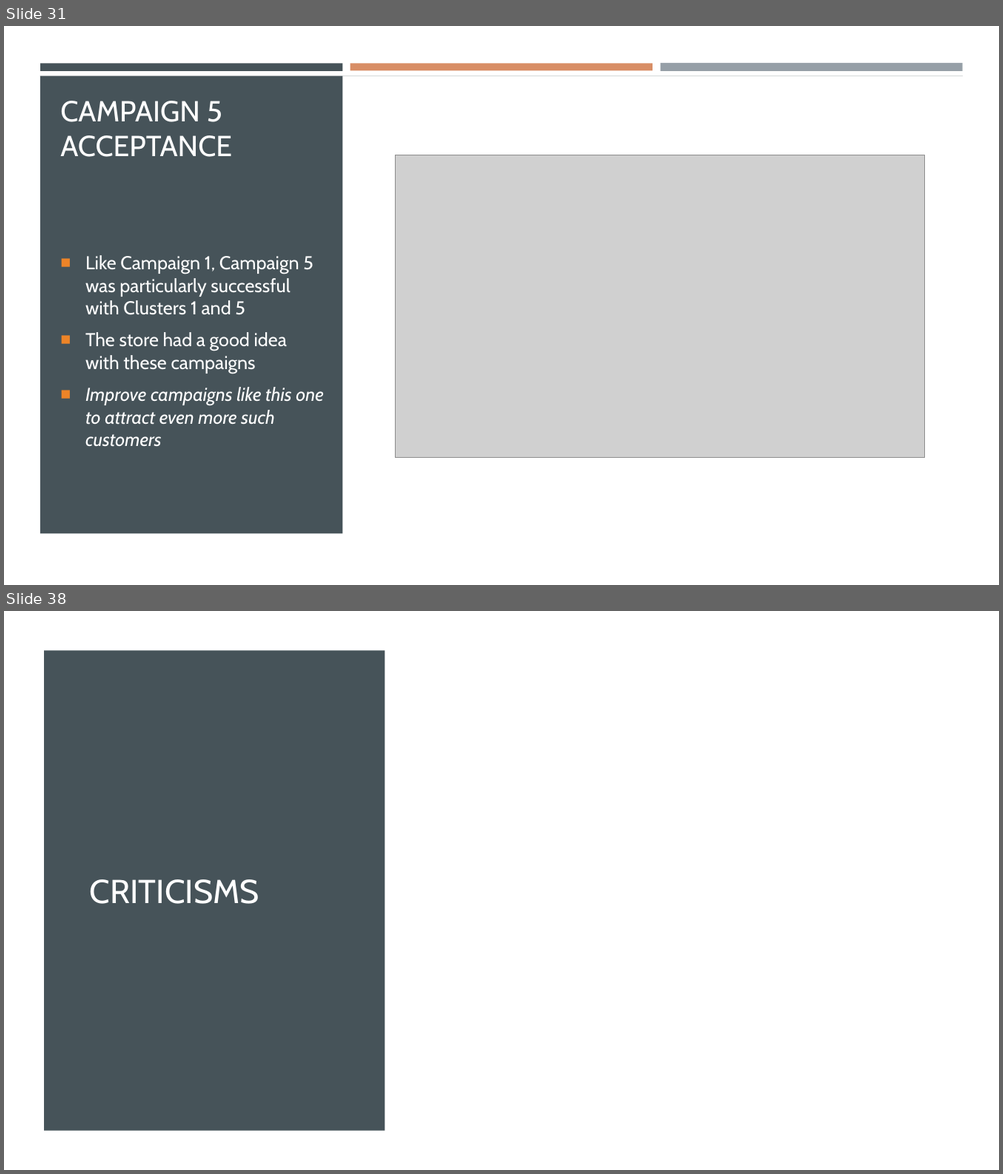
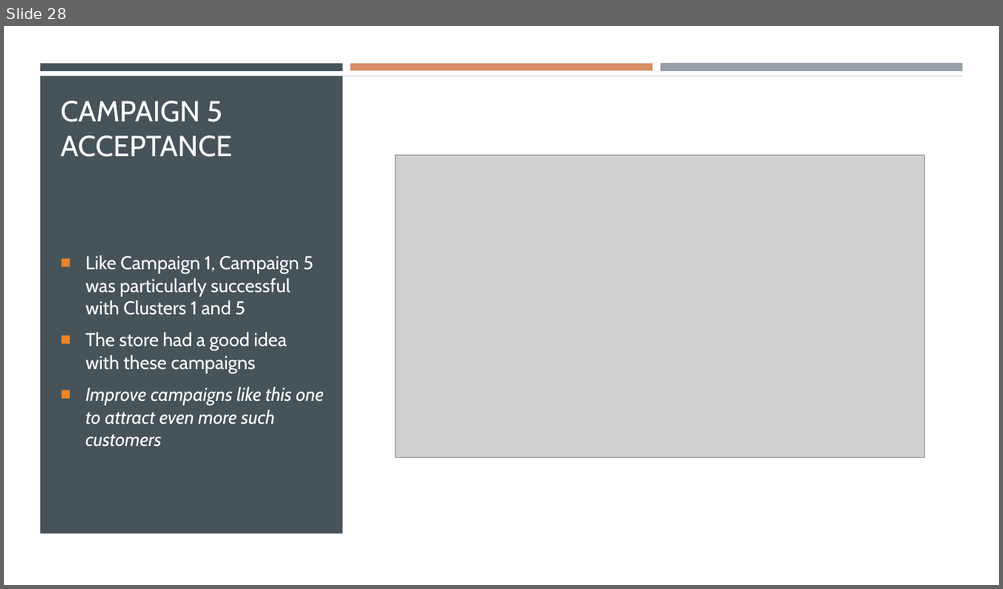
Before and after one commit to dapopov-st/store-customer-segmentation, a slide deck: Customer-Segmentation-Presentation.pptx. Shown one above the other, each under a label of ours: slides 31 and 38 before the commit, slide 28 after it; the slides between them are not shown. The pictures are 1003x1174 and 1003x589 pixels, drawn with LibreOffice and Linux fonts; fonts in the diff are those of the drawing; grey boxes stand for pictures. Boxes give left, top, right and bottom in pixels: in the first picture for what was removed or moved away, otherwise in the second. Text is boxed around its words. In the diff, an @@ line names an element or a change of style, - is before the commit and + after.

```diff
--- a/Customer-Segmentation-Presentation.pptx
+++ b/Customer-Segmentation-Presentation.pptx
@@ slide 38 removed at bbox=[4, 611, 999, 1170], background #FFFFFF @@
@@ rectangle removed at bbox=[4, 611, 999, 1170] @@
@@ rectangle removed at bbox=[44, 650, 385, 1131] @@
@@ title removed at bbox=[90, 880, 259, 904] @@
-CRITICISMS
@@ what was slide 31 is now slide 28 @@
```
Also in this commit, not shown: 5 slides changed, 2 slides added, 18 other slides removed, 2 other files.
